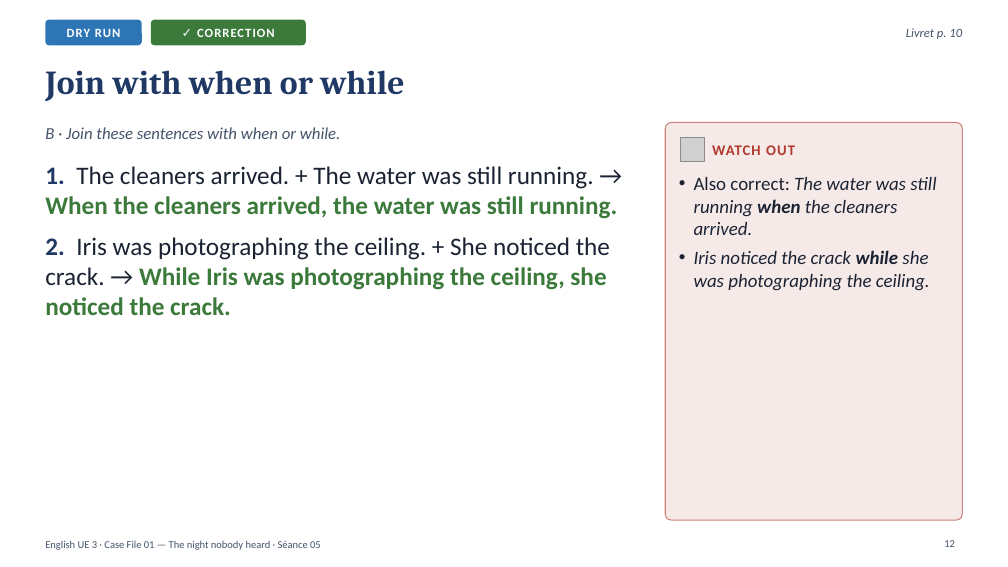
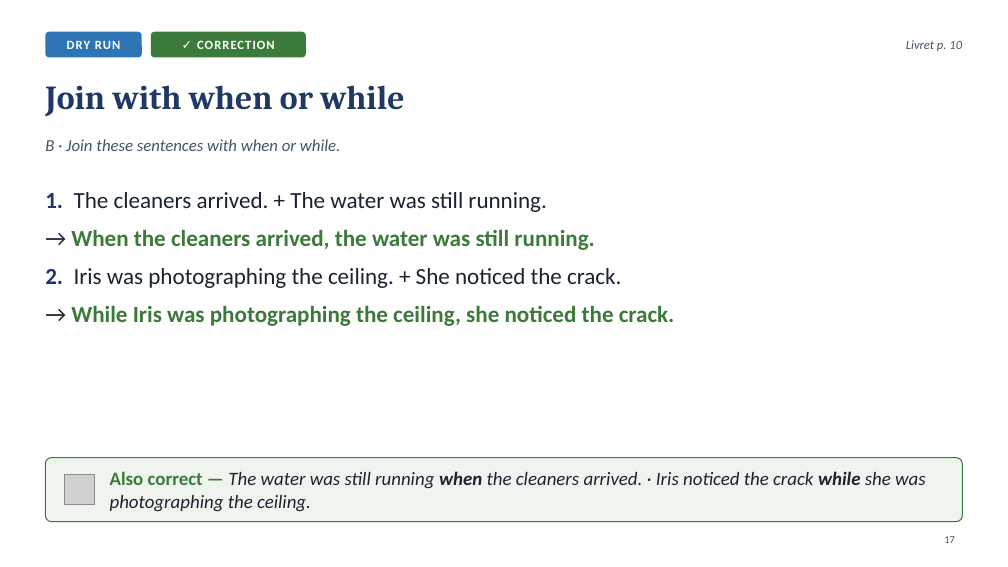
Before and after one commit to ajouniaux/talenleren, a slide deck: slide 17 of powerpoints/Seance_05_Scene2_The_timeline.pptx (slide 12 before the commit). Drawn at 1008x567 pixels with LibreOffice and Linux fonts; fonts in the diff are those of the drawing; grey boxes stand for pictures. Boxes give left, top, right and bottom in pixels: in the first picture for what was removed or moved away, otherwise in the second. Text is boxed around its words. In the diff, an @@ line names an element or a change of style, - is before the commit and + after.

```diff
--- a/powerpoints/Seance_05_Scene2_The_timeline.pptx
+++ b/powerpoints/Seance_05_Scene2_The_timeline.pptx
@@ 2 rounded rectangles, 1 text: place and size @@
-2 rounded rectangles, 1 text at bbox=[45, 20, 962, 45]
+2 rounded rectangles, 1 text at bbox=[45, 32, 962, 57]
@@ title "Join with when or while": place and size @@
-title "Join with when or while" at bbox=[45, 70, 404, 101]
+title "Join with when or while" at bbox=[45, 85, 404, 116]
@@ text "B · Join these sentences ...": place and size @@
-text "B · Join these sentences ..." at bbox=[45, 127, 341, 139]
+text "B · Join these sentences ..." at bbox=[45, 139, 341, 151]
@@ rounded rectangle removed at bbox=[665, 123, 963, 520] @@
@@ picture removed at bbox=[681, 138, 705, 162] @@
@@ text removed at bbox=[712, 145, 795, 155] @@
-WATCH OUT
@@ text at bbox=[45, 192, 675, 326]: text changed; size 24 to 22 pt @@
-1. The cleaners arrived. + The water was still running. → When the cleaners arrived, the water was still running.
-2. Iris was photographing the ceiling. + She noticed the crack. → While Iris was photographing the ceiling, she noticed the crack.
+1. The cleaners arrived. + The water was still running.
+→ When the cleaners arrived, the water was still running.
+2. Iris was photographing the ceiling. + She noticed the crack.
+→ While Iris was photographing the ceiling, she noticed the crack.
@@ rounded rectangle added at bbox=[45, 457, 963, 522], fill #3C7A3C at 8% opacity, outline #3C7A3C 1 pt @@
@@ picture added at bbox=[64, 475, 95, 505] @@
@@ text at bbox=[110, 471, 926, 512]: text changed @@
-• Also correct: The water was still running when the cleaners arrived.
-• Iris noticed the crack while she was photographing the ceiling.
+Also correct — The water was still running when the cleaners arrived. · Iris noticed the crack while she was photographing the ceiling.
@@ text "Also correct — The water ..." at bbox=[110, 471, 926, 512]: vertical alignment top to middle @@
@@ page number added at bbox=[944, 536, 955, 543], 10 pt, text #44546A @@
+17
@@ text removed at bbox=[45, 540, 321, 550] @@
-English UE 3 · Case File 01 — The night nobody heard · Séance 05
@@ page number removed at bbox=[944, 540, 955, 547] @@
-12
```
Also in this commit, not shown: 14 other slides changed, 12 slides added, 2 slides removed, 7 other files.
